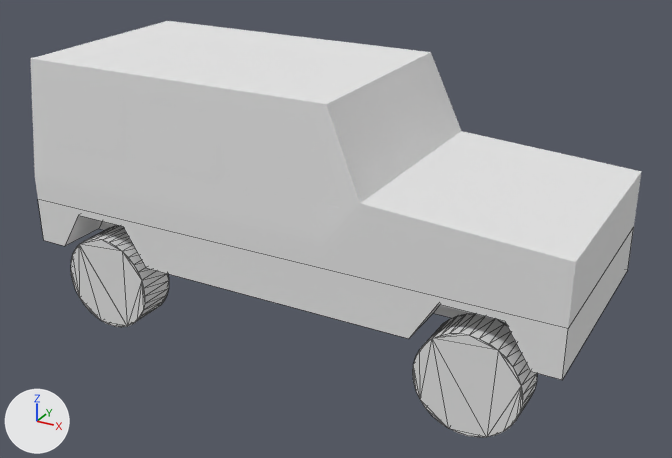
The Blender file SDL-OpenGL-Tests-2/resources/models/vehicle new/vehicle new.blend, before and after one commit.
One viewpoint serves both versions: a 50 mm camera at (4.43, -5.79, 2.4) aimed at (1.23, 0.03, -0.51). The axes (+X, +Y, +Z) are drawn at lower left. The lights are the same throughout. Mesh edges are drawn as thin lines on the coarser meshes.

Names of what the first picture shows: 'Axis 1', 'Axis 2', 'Back Side Window 1', 'Base', 'Front Side Window 4', 'Front Window 1', 'Lower Base', 'Middle Window 4'.
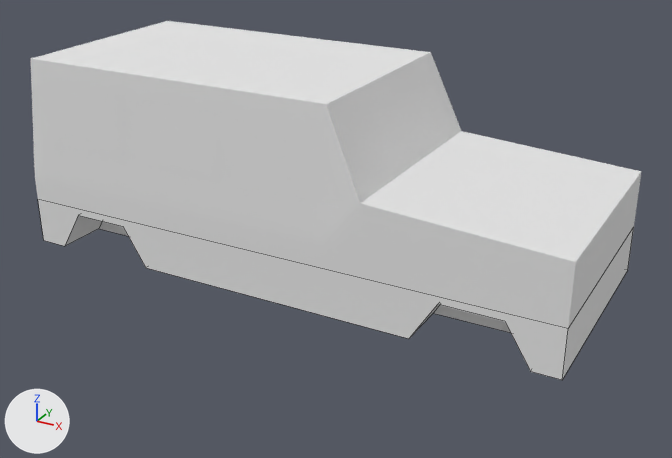
Pixel boxes [x1, y1, x2, y2] of what changed, in the pictures (672 x 458 px):
'Axis 1', hidden
    before: [413, 313, 537, 437]
'Axis 2', hidden
    before: [71, 226, 169, 327]

The change, as a list of edits to the scene's bpy script:
```text
Change ob_axis_2:
    add ob_axis_2.hide_set(True)  # its collection is switched off
Change ob_axis_1:
    add ob_axis_1.hide_set(True)  # its collection is switched off
```
